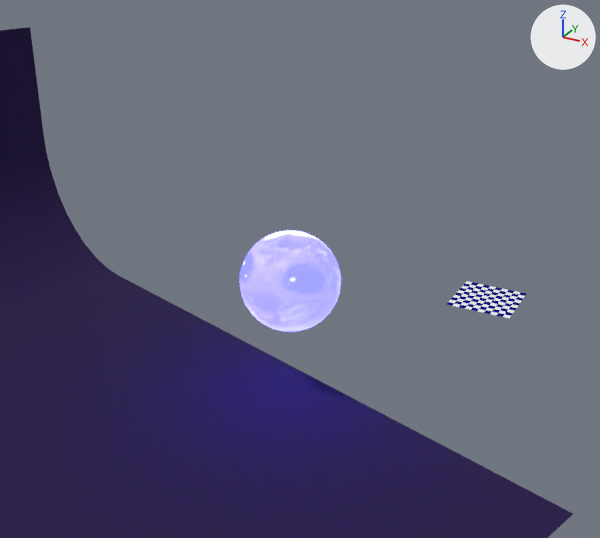
One commit to the Blender file BlenderProjects/melon.blend: the scene before it, then after it.
Camera for both pictures: a camera (50 mm lens) standing at (6.28, -23.72, 11.47) and looking at (-2.6, -7.58, 3.4). Arrows for +X, +Y and +Z are at upper right; the lights stay in place.
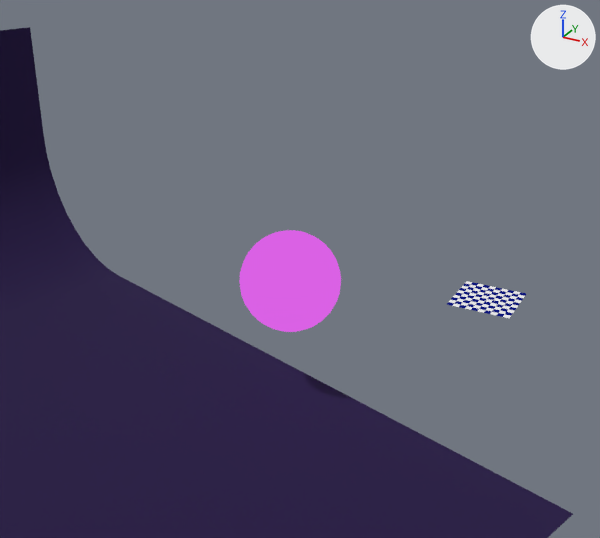
What differs and where, as boxes (x1, y1, x2, y2) in the pictures (600 x 538 px):
'Sphere', recoloured (blue to pink)
    both: (239, 230, 341, 332)

Edits to the bpy script that builds the scene:
```text
Add mat_mixvector:
    mat_mixvector = bpy.data.materials.new('MixVector')
    mat_mixvector.use_nodes = True; mat_mixvector.node_tree.nodes.clear()
    _N = mat_mixvector.node_tree.nodes; _L = mat_mixvector.node_tree.links
    n0 = _N.new('ShaderNodeOutputMaterial'); n0.name = 'Material Output'
    n1 = _N.new('ShaderNodeMix'); n1.name = 'Mix'
    n1.data_type = 'VECTOR'
    n1.factor_mode = 'NON_UNIFORM'
    n1.blend_type = 'ADD'
    n1.inputs[1].default_value = (0.7, 0.12, 0.78)  # 'Factor'
    n1.inputs[5].default_value = (1.0, 1.0, 1.0)  # 'B'
    _L.new(n1.outputs[1], n0.inputs[0])  # 'Result' to 'Surface'
Change me_sphere:
    where me_sphere.from_pydata(...)  # 482 vertices, 512 faces; spans x -1.23..1.23, y -1.23..1.23, z -1.23..1.23
    remove me_sphere.materials.append(mat_emission)
    add me_sphere.materials.append(mat_mixvector)
```
